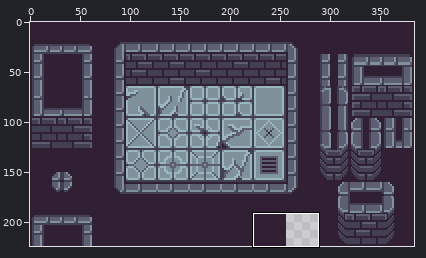
Sprite sheet: Assets/Dungeon_01.png. The first picture is a wide view before the edit; the outline marks the close-up.
Close-up. As it was:
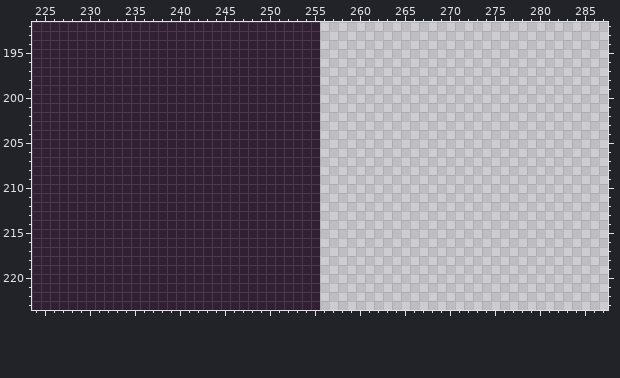
The file is 384x224 pixels. Shown: x 224..287, y 192..223.
New version:
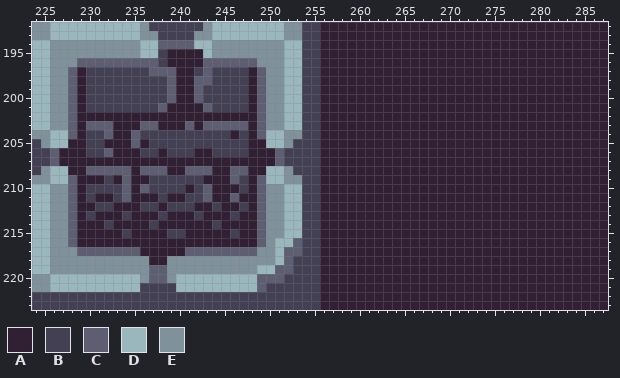
Palette (. is transparent): A #312034  B #434054  C #5e5e72  D #99b7bd  E #7f919a
Diff:
y 192: x 224..287 AAAAAAAAAAAAAAAAAAAAAAAAAAAAAAAA................................ -> EEDDDDDDDDDDEBBBBBBEDDDDDDDDEEBBAAAAAAAAAAAAAAAAAAAAAAAAAAAAAAAA
y 193: x 224..287 AAAAAAAAAAAAAAAAAAAAAAAAAAAAAAAA................................ -> EEDDDDDDDDDDEEBBBBEEDDDDDDDDEEBBAAAAAAAAAAAAAAAAAAAAAAAAAAAAAAAA
y 194: x 224..287 AAAAAAAAAAAAAAAAAAAAAAAAAAAAAAAA................................ -> DDEEEEEEEEEEDDCCCCDDEEEEEEEEDDBBAAAAAAAAAAAAAAAAAAAAAAAAAAAAAAAA
y 195: x 224..238 AAAAAAAAAAAAAAA -> DDEEEEEEEEEEDDB; x 243..287 AAAAAAAAAAAAA................................ -> DEEEEEEEEDDBBAAAAAAAAAAAAAAAAAAAAAAAAAAAAAAAA
y 196: x 224..238 AAAAAAAAAAAAAAA -> DDEEECCCCCCCCCB; x 243..287 AAAAAAAAAAAAA................................ -> CCCCCCEEEDDBBAAAAAAAAAAAAAAAAAAAAAAAAAAAAAAAA
y 197: x 224..228 AAAAA -> DDEEC; x 230..239 AAAAAAAAAA -> BBBBBBBCCC; x 242..247 AAAAAA -> BCBBBB; x 249..287 AAAAAAA................................ -> CEEDDBBAAAAAAAAAAAAAAAAAAAAAAAAAAAAAAAA
y 198: x 224..228 AAAAA -> DDEEC; x 230..239 AAAAAAAAAA -> BBBBBBBBBC; x 242..247 AAAAAA -> CCBBBB; x 249..287 AAAAAAA................................ -> CEEDDBBAAAAAAAAAAAAAAAAAAAAAAAAAAAAAAAA
y 199..200: x 224..228 AAAAA -> DDEEC; x 230..239 AAAAAAAAAA -> BBBBBBBBBC; x 242..247 AAAAAA -> CBBBBB; x 249..287 AAAAAAA................................ -> CEEDDBBAAAAAAAAAAAAAAAAAAAAAAAAAAAAAAAA
y 201: x 224..228 AAAAA -> DDEEC; x 230..238 AAAAAAAAA -> BBBBBBBBC; x 243..247 AAAAA -> CBBBB; x 249..287 AAAAAAA................................ -> CEEDDBBAAAAAAAAAAAAAAAAAAAAAAAAAAAAAAAA
y 202: x 224..228 AAAAA -> DDEEC; x 249..287 AAAAAAA................................ -> CEEDDBBAAAAAAAAAAAAAAAAAAAAAAAAAAAAAAAA
y 203: x 224..228 AAAAA -> DDEEC; x 230..232 AAA -> CCC; x 236..237 AA -> CC; x 241 A -> C; x 243..247 AAAAA -> CCCCC; x 249..287 AAAAAAA................................ -> CEEDDBBAAAAAAAAAAAAAAAAAAAAAAAAAAAAAAAA
y 204: x 224..228 AAAAA -> EEDDC; x 230..232 AAA -> BBC; x 235..245 AAAAAAAAAAA -> CBBBBBBBBBB; x 247 A -> B; x 249..287 AAAAAAA................................ -> CDDEEBBAAAAAAAAAAAAAAAAAAAAAAAAAAAAAAAA
y 205: x 224..227 AAAA -> BEDD; x 230..231 AA -> BB; x 235 A -> C; x 237..247 AAAAAAAAAAA -> BBBBBBBBBBB; x 250..287 AAAAAA................................ -> DDEBBBAAAAAAAAAAAAAAAAAAAAAAAAAAAAAAAA
y 206: x 224..226 AAA -> BBC; x 230..232 AAA -> BBC; x 236..237 AA -> BB; x 239..241 AAA -> BBB; x 244..247 AAAA -> BBBB; x 251..287 AAAAA................................ -> CBBBBAAAAAAAAAAAAAAAAAAAAAAAAAAAAAAAA
y 207: x 224..226 AAA -> BBC; x 251..287 AAAAA................................ -> CBBBBAAAAAAAAAAAAAAAAAAAAAAAAAAAAAAAA
y 208: x 224..227 AAAA -> BEDD; x 230..234 AAAAA -> CCCCC; x 236..238 AAA -> CCC; x 241..243 AAA -> CCC; x 246..247 AA -> CC; x 250..287 AAAAAA................................ -> DDEBBBAAAAAAAAAAAAAAAAAAAAAAAAAAAAAAAA
y 209: x 224..228 AAAAA -> EEDDC; x 232 A -> B; x 234 A -> C; x 237..242 AAAAAA -> BBBBBB; x 246..247 AA -> CB; x 249..287 AAAAAAA................................ -> CDDEEBBAAAAAAAAAAAAAAAAAAAAAAAAAAAAAAAA
y 210: x 224..228 AAAAA -> DDEEC; x 230..234 AAAAA -> BBBBC; x 236..240 AAAAA -> CBBBB; x 242..243 AA -> BC; x 247 A -> B; x 249..287 AAAAAAA................................ -> CEEDDBBAAAAAAAAAAAAAAAAAAAAAAAAAAAAAAAA
y 211: x 224..228 AAAAA -> DDEEC; x 230 A -> B; x 233..234 AA -> BC; x 238 A -> B; x 241..243 AAA -> BBC; x 246 A -> C; x 249..287 AAAAAAA................................ -> CEEDDBBAAAAAAAAAAAAAAAAAAAAAAAAAAAAAAAA
y 212: x 224..228 AAAAA -> DDEEC; x 231..232 AA -> BB; x 236..237 AA -> BB; x 239..241 AAA -> BBB; x 244 A -> B; x 247 A -> B; x 249..287 AAAAAAA................................ -> CEEDDBBAAAAAAAAAAAAAAAAAAAAAAAAAAAAAAAA
y 213: x 224..228 AAAAA -> DDEEC; x 230 A -> B; x 234 A -> B; x 238 A -> B; x 242 A -> B; x 246 A -> B; x 249..287 AAAAAAA................................ -> CEEDDBBAAAAAAAAAAAAAAAAAAAAAAAAAAAAAAAA
y 214: x 224..228 AAAAA -> DDEEC; x 232 A -> B; x 237 A -> B; x 244 A -> B; x 249..287 AAAAAAA................................ -> CEEDDBBAAAAAAAAAAAAAAAAAAAAAAAAAAAAAAAA
y 215: x 224..228 AAAAA -> DDEEC; x 234 A -> B; x 239..240 AA -> BB; x 246 A -> B; x 249..287 AAAAAAA................................ -> CEEDDBBAAAAAAAAAAAAAAAAAAAAAAAAAAAAAAAA
y 216: x 224..228 AAAAA -> DDEEC; x 249..287 AAAAAAA................................ -> CEDDCBBAAAAAAAAAAAAAAAAAAAAAAAAAAAAAAAA
y 217: x 224..235 AAAAAAAAAAAA -> DDEEECCCCCCC; x 241..287 AAAAAAAAAAAAAAA................................ -> CCCCCCCCEEDCCBBAAAAAAAAAAAAAAAAAAAAAAAAAAAAAAAA
y 218: x 224..236 AAAAAAAAAAAAA -> DDEEEEEEEEEEE; x 239..287 AAAAAAAAAAAAAAAAA................................ -> EEEEEEEEEEEEDCBBBAAAAAAAAAAAAAAAAAAAAAAAAAAAAAAAA
y 219: x 224..287 AAAAAAAAAAAAAAAAAAAAAAAAAAAAAAAA................................ -> DDEEEEEEEEEEECCEEEEEEEEEEDDCCBBBAAAAAAAAAAAAAAAAAAAAAAAAAAAAAAAA
y 220: x 224..287 AAAAAAAAAAAAAAAAAAAAAAAAAAAAAAAA................................ -> EEDDDDDDDDDDECCEDDDDDDDDDCCCBBBBAAAAAAAAAAAAAAAAAAAAAAAAAAAAAAAA
y 221: x 224..287 AAAAAAAAAAAAAAAAAAAAAAAAAAAAAAAA................................ -> EEDDDDDDDDDDBBBBDDDDDDDDDCBBBBBBAAAAAAAAAAAAAAAAAAAAAAAAAAAAAAAA
y 222..223: x 224..287 AAAAAAAAAAAAAAAAAAAAAAAAAAAAAAAA................................ -> BBBBBBBBBBBBBBBBBBBBBBBBBBBBBBBBAAAAAAAAAAAAAAAAAAAAAAAAAAAAAAAA
